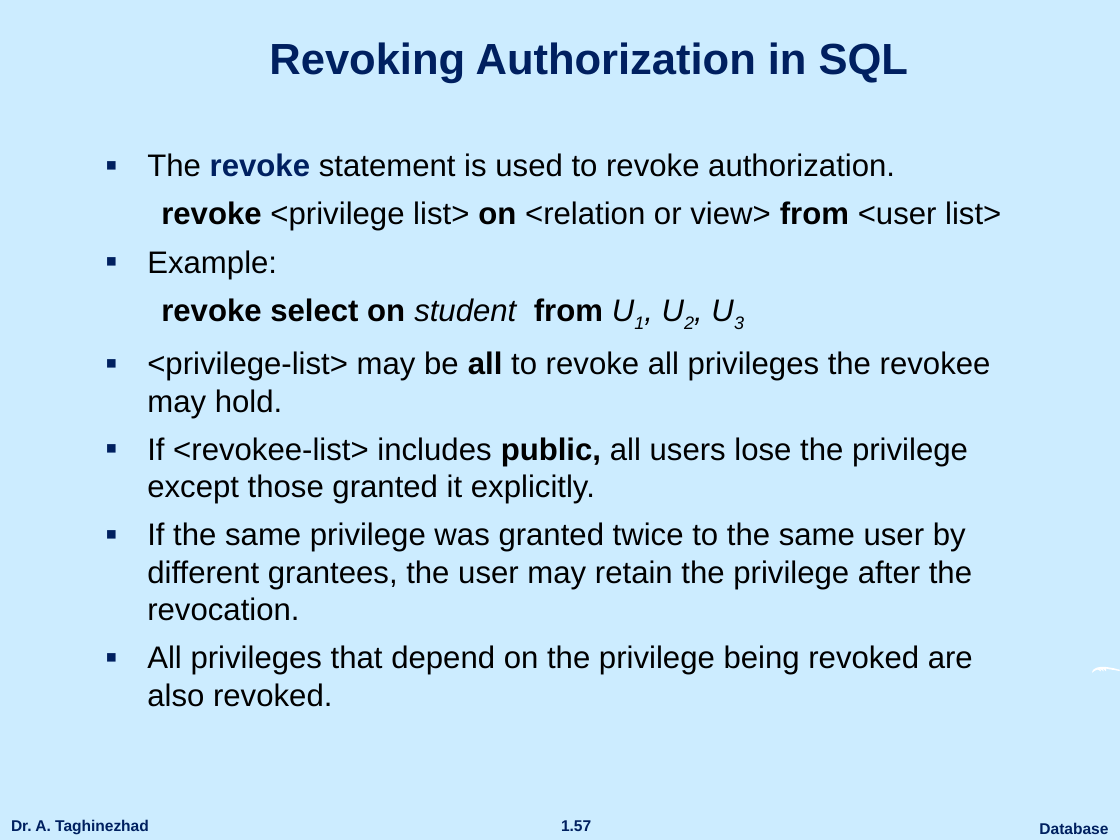
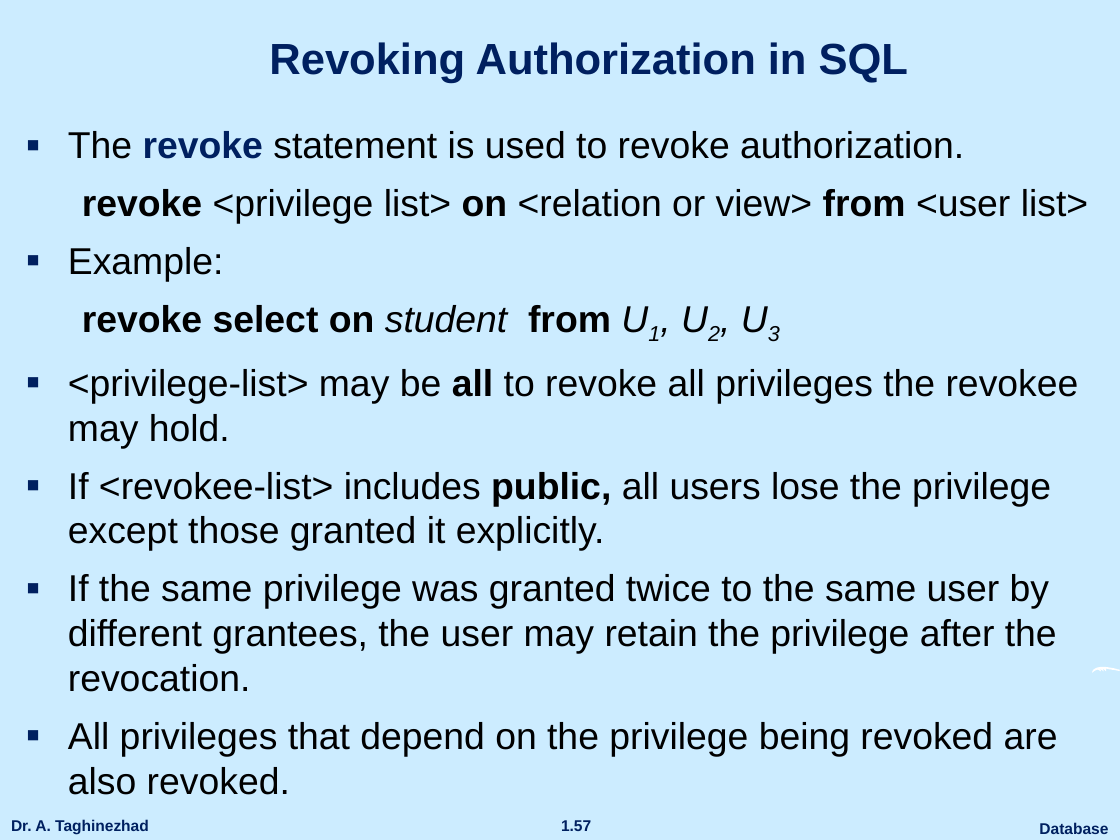
Before and after one commit to ataghinezhad/ataghinezhad.github.io, a slide deck: slide 57 of courses/downloads/temp/Database_Lec4.pptx. Drawn at 1120x840 pixels with LibreOffice and Linux fonts; fonts in the diff are those of the drawing; background and template pictures are left out. Boxes give left, top, right and bottom in pixels: in the first picture for what was removed or moved away, otherwise in the second. Text is boxed around its words. In the diff, an @@ line names an element or a change of style, - is before the commit and + after.

```diff
--- a/courses/downloads/temp/Database_Lec4.pptx
+++ b/courses/downloads/temp/Database_Lec4.pptx
@@ text "The revoke statement is used ...": place and size @@
-text "The revoke statement is used ..." at box(147, 153, 1001, 707)
+text "The revoke statement is used ..." at box(68, 131, 1088, 795)
@@ text "The revoke statement is used ..." at box(68, 131, 1088, 795): size 20 to 24 pt; more space between paragraphs @@
```
Also in this commit, not shown: 17 other slides changed, 2 slides added.
